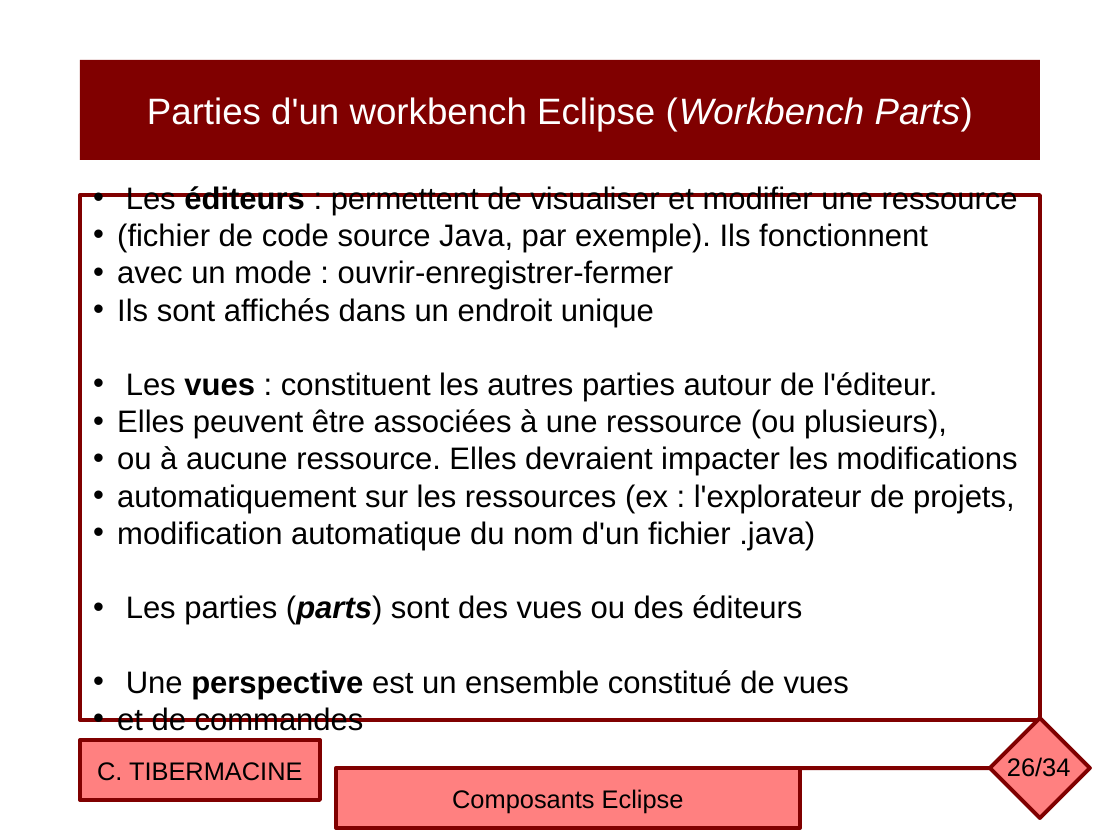
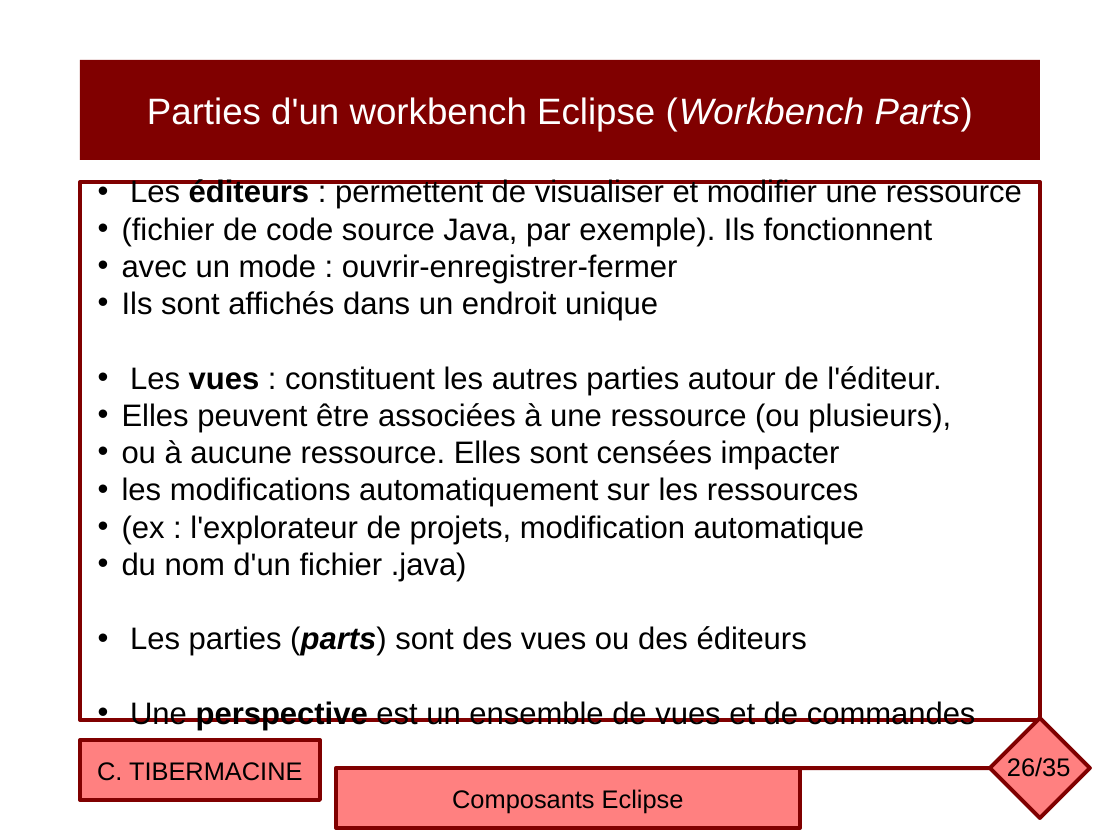
Before and after one commit to ctiber/composants, a slide deck: slide 26 of cours/cours4.odp. Drawn at 1120x840 pixels with LibreOffice and Linux fonts; fonts in the diff are those of the drawing. Boxes give left, top, right and bottom in pixels: in the first picture for what was removed or moved away, otherwise in the second. Text is boxed around its words. In the diff, an @@ line names an element or a change of style, - is before the commit and + after.

```diff
--- a/cours/cours4.odp
+++ b/cours/cours4.odp
@@ rectangle "Les éditeurs : permettent de ...": place and size @@
-rectangle "Les éditeurs : permettent de ..." at (80, 195, 1041, 721)
+rectangle "Les éditeurs : permettent de ..." at (80, 182, 1041, 720)
@@ text in rectangle at (122, 440, 864, 581): text changed @@
-• ou à aucune ressource. Elles devraient impacter les modifications
-• automatiquement sur les ressources (ex : l'explorateur de projets,
-• modification automatique du nom d'un fichier .java)
+• ou à aucune ressource. Elles sont censées impacter
+• les modifications automatiquement sur les ressources
+• (ex : l'explorateur de projets, modification automatique
+• du nom d'un fichier .java)
@@ text in rectangle at (130, 701, 976, 730): text changed @@
-• Une perspective est un ensemble constitué de vues
-• et de commandes
+• Une perspective est un ensemble de vues et de commandes
@@ page number at (1007, 757, 1071, 777): text changed @@
-26/34
+26/35
```
Also in this commit, not shown: 10 other slides changed, 1 slide added, 1 other file.
